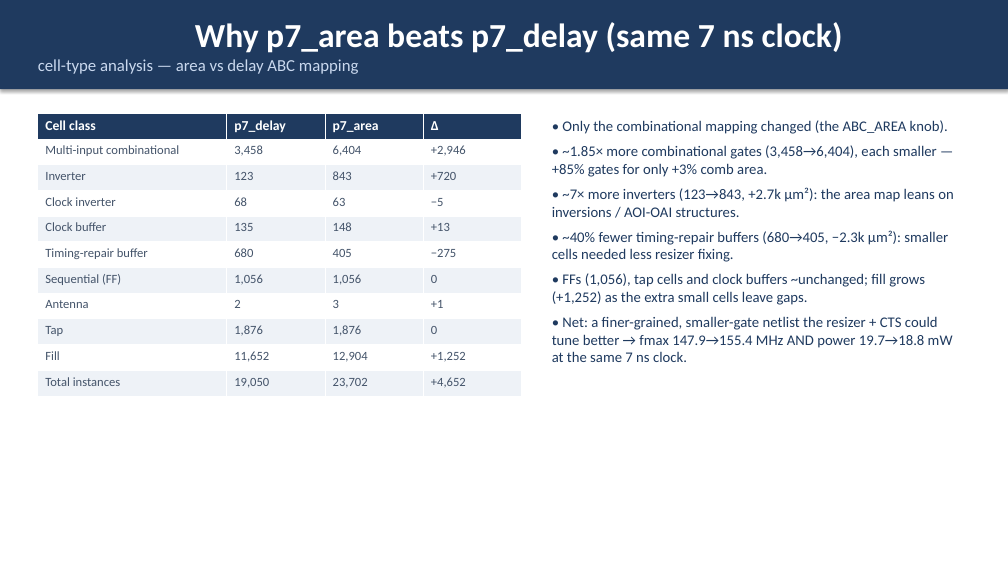
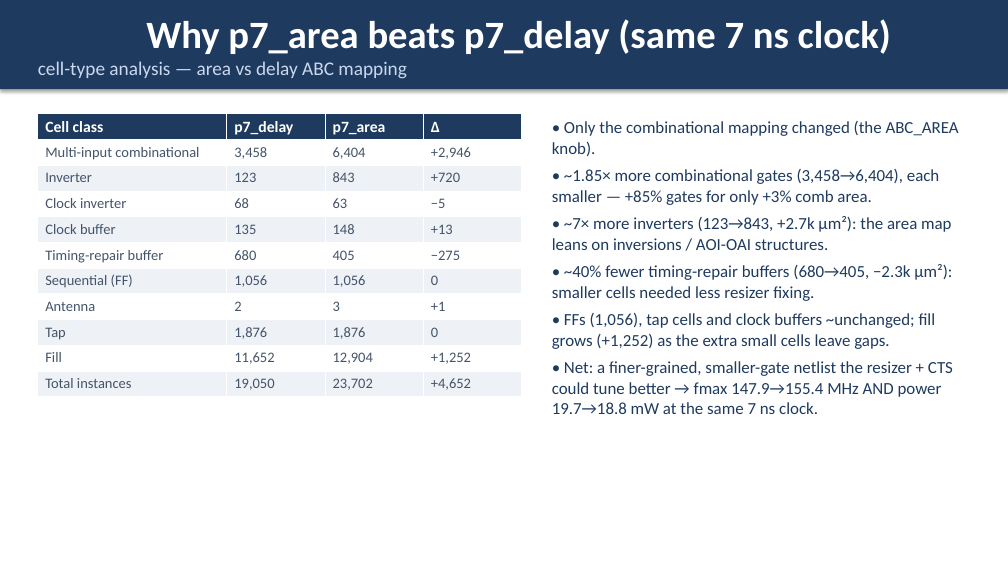
Before and after one commit to wuhannus/lunarch, a slide deck: slide 12 of flow/LUNARCH_AI_Driven_Chip_Design.pptx. Drawn at 1008x567 pixels with LibreOffice and Linux fonts; fonts in the diff are those of the drawing. Boxes give left, top, right and bottom in pixels: in the first picture for what was removed or moved away, otherwise in the second. Text is boxed around its words. In the diff, an @@ line names an element or a change of style, - is before the commit and + after.

```diff
--- a/flow/LUNARCH_AI_Driven_Chip_Design.pptx
+++ b/flow/LUNARCH_AI_Driven_Chip_Design.pptx
@@ rectangle "Why p7_area beats p7_delay (same ..." at <box>0,0,1008,89</box>: size 32 to 36.8 pt in "Why p7_area beats p7_delay (same 7 ns ..."; size 16 to 18.4 pt in "cell-type analysis — area vs delay ABC ..." @@
@@ table at <box>38,113,522,396</box> @@
@@ size 13 to 14.9 pt in "Cell class", "p7_delay", "p7_area", "Δ" @@
@@ size 12 to 13.8 pt @@
@@ text "• Only the combinational mapping ..." at <box>552,121,959,414</box>: size 14 to 16.1 pt @@
```
Also in this commit, not shown: 18 other slides changed, 1 slide added, 1 other file.
